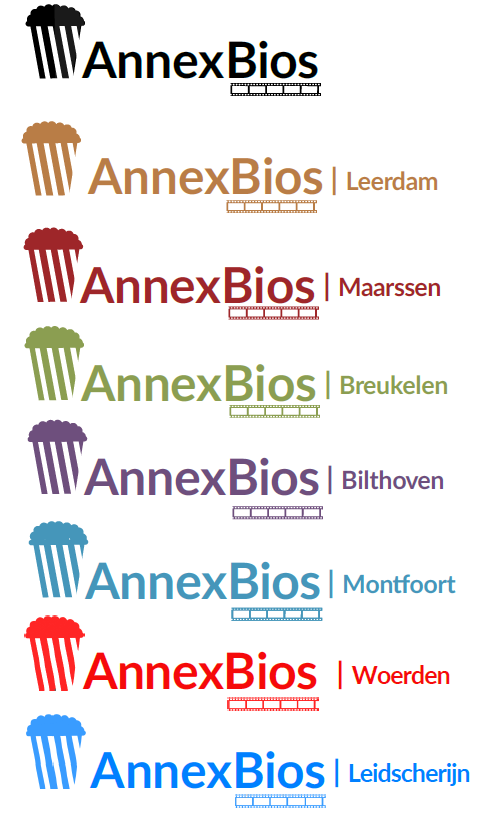
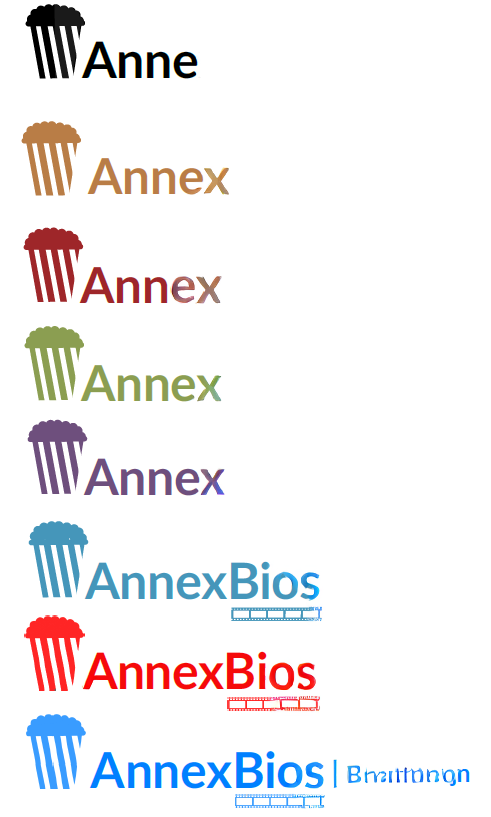
The second 491x817 image is a revision of the first. Changes to its layers:
added layer "Remove tool edits" above "Layer 1" over [81, 40, 464, 810]